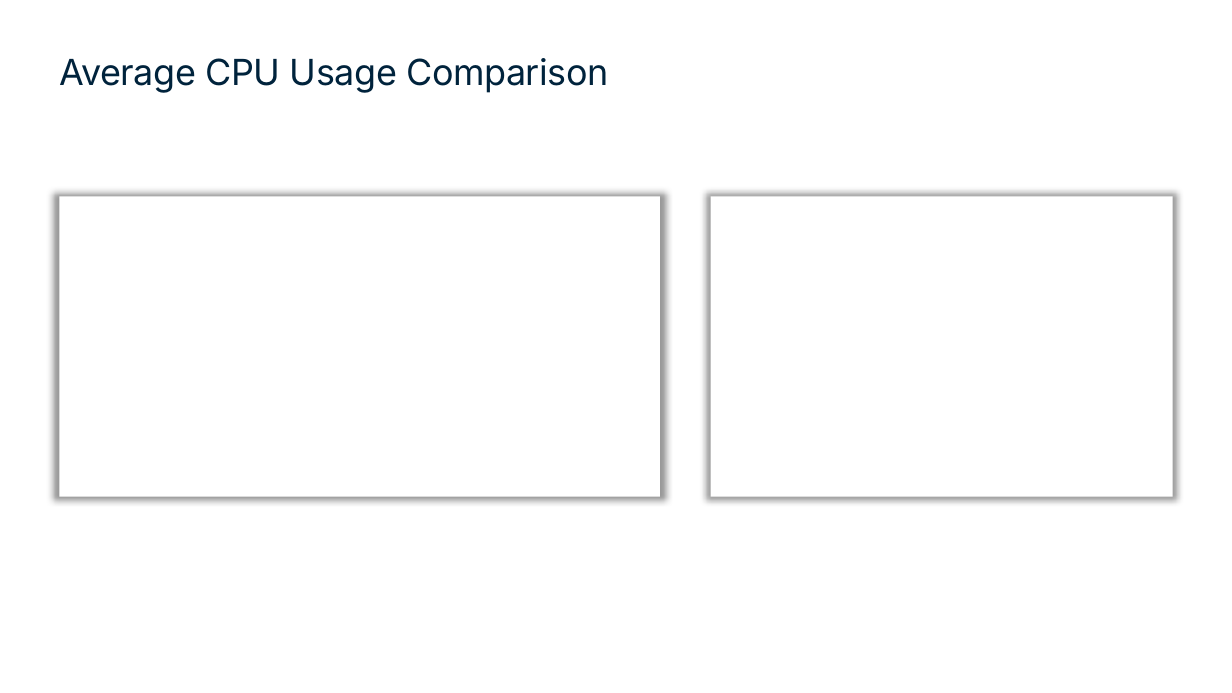
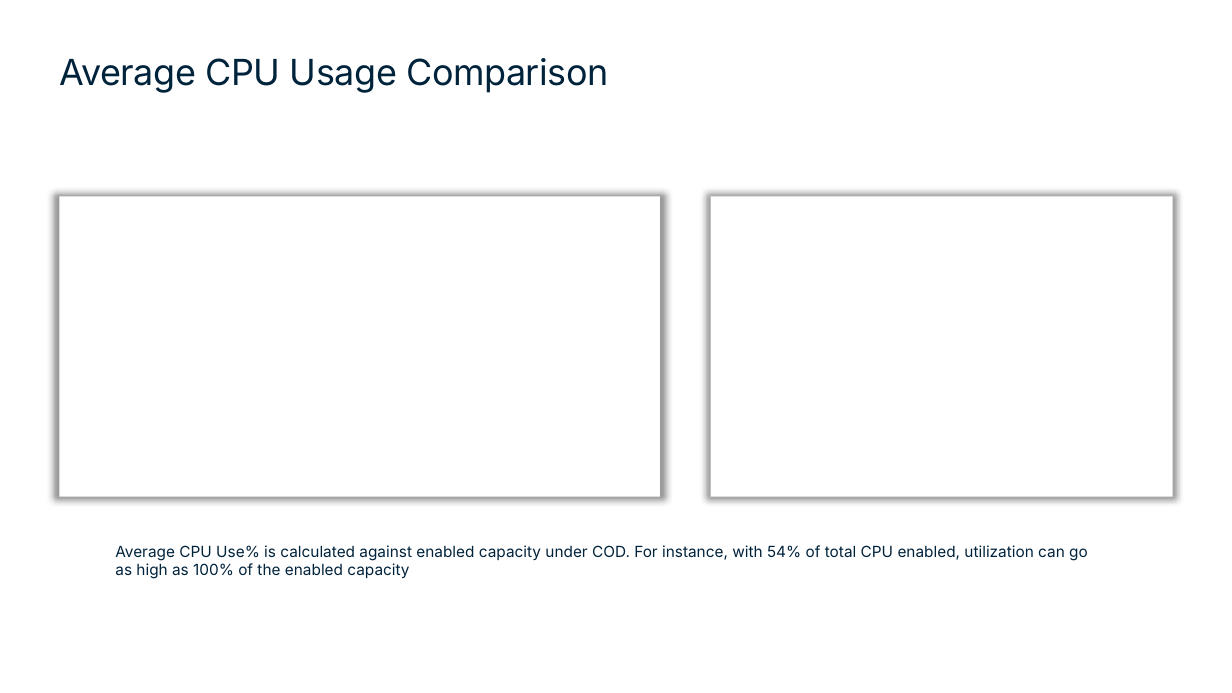
Before and after one commit to tdcoa/systasks, a slide deck: slide 10 of Solutions/ppt/Vantage Health Check Trends v1.0.pptx. Drawn at 1232x693 pixels with LibreOffice and Linux fonts; fonts in the diff are those of the drawing; background and template pictures are left out. Boxes give left, top, right and bottom in pixels: in the first picture for what was removed or moved away, otherwise in the second. Text is boxed around its words. In the diff, an @@ line names an element or a change of style, - is before the commit and + after.

```diff
--- a/Solutions/ppt/Vantage Health Check Trends v1.0.pptx
+++ b/Solutions/ppt/Vantage Health Check Trends v1.0.pptx
@@ text added at (115, 545, 1088, 579), 12 pt, text #00233C @@
+Average CPU Use% is calculated against enabled capacity under COD. For instance, with 54% of total CPU enabled, utilization can go as high as 100% of the enabled capacity
```
Also in this commit, not shown: 1 other slide changed, 13 other files.
